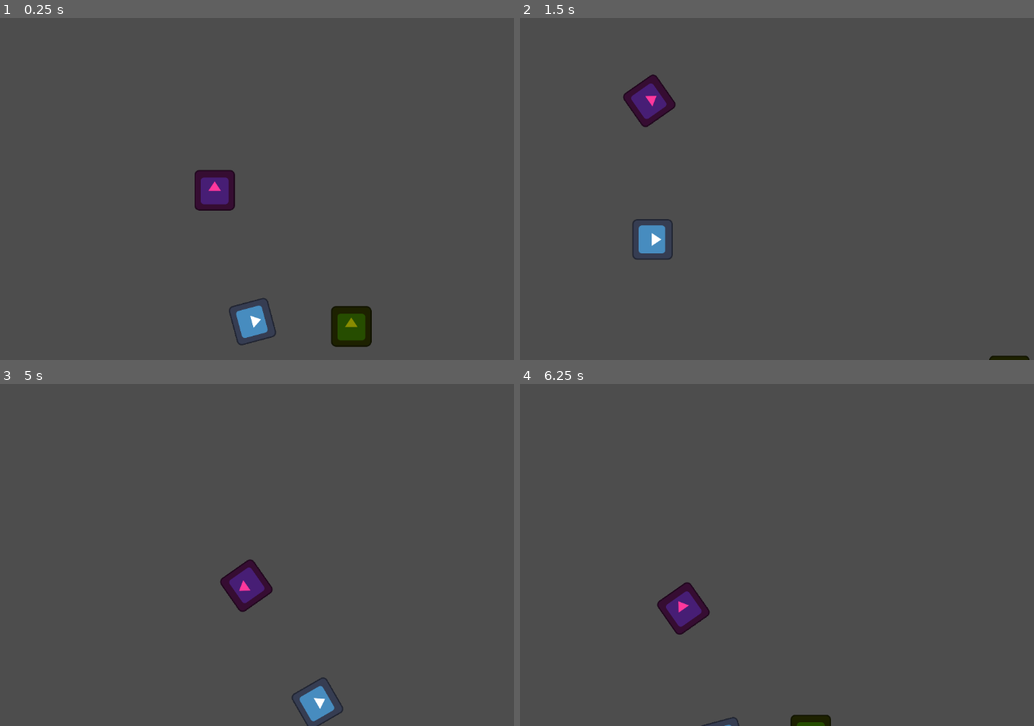
Above: before the commit, frames 1-4 (two rows, left to right).
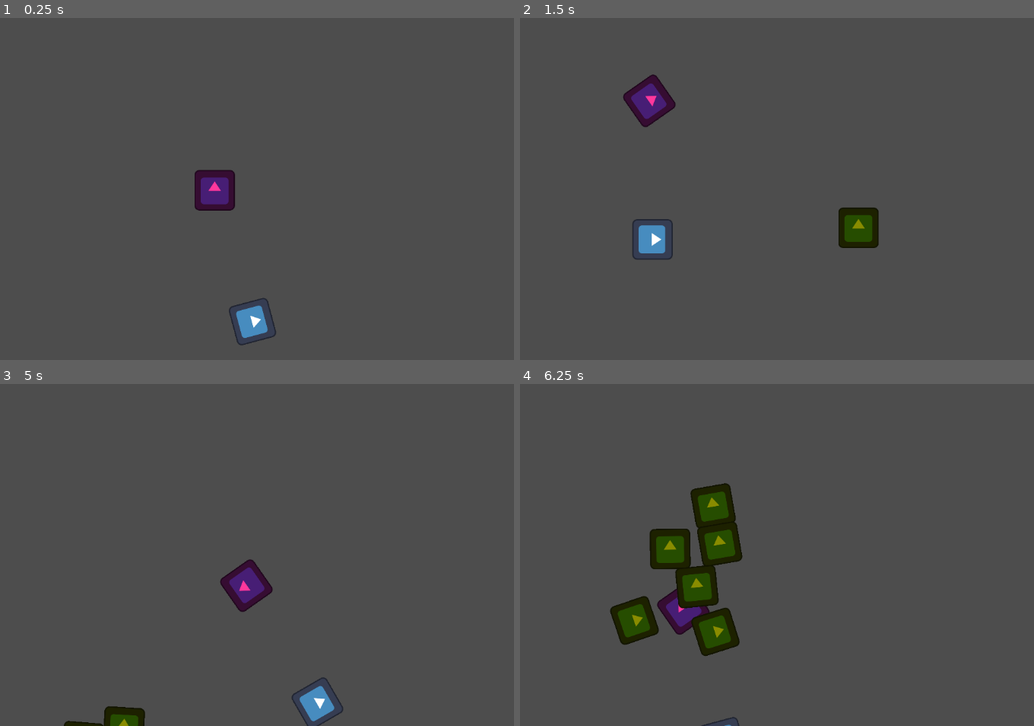
Above: after the commit, the same moments.

Repository: arrowira/cookiejam4
Game: Godot game, scene res://scenes/main.tscn
Same seed, same stepped clock (60 frames per second), same inputs: the game is played once before the commit and once after it. The engine's default icon, where the game draws it, is replaced by a stand-in: a white triangle on a blue panel in a dark square.
Inputs:
- Up to frame 1 (0.25 s): no input
- Up to frame 2 (1.5 s): tap Space (space) at 0.6, 1.35 s
- Up to frame 3 (5 s): tap Space (space) every 0.75 s from 2.1 to 4.35 s
- Up to frame 4 (6.25 s): tap Space (space) at 5.1, 5.85 s

The runs differ from the first frame. In frame 1, 0.9% of the frame differs, in the area x 64-73%, y 84-97%; in frame 2, 1.0%; in frame 3, 0.5%; in frame 4, 5.8%, in the area x 17-61%, y 28-100%.
Error before the commit: Invalid access to property or key 'anchorPos' on a base object of type 'null instance'. (res://grunt.gd:11)

Commit message:
fixed enemy tagging bug

Diff:
--- a/cookie-jam-4/companion.gd
+++ b/cookie-jam-4/companion.gd
@@ -14,5 +14,5 @@
 
 
 func _on_area_2d_body_entered(body: Node2D) -> void:
-	if body.name == "grunt":
+	if body.get_node("grunt") != null:
 		get_parent().get_parent().hit(color, body)
--- a/cookie-jam-4/enemy_manager.gd
+++ b/cookie-jam-4/enemy_manager.gd
@@ -1,6 +1,6 @@
 extends Node2D
 
-var pGrunt = preload("res://grunt.gd")
+var pGrunt = preload("res://scenes/grunt.tscn")
 # Called when the node enters the scene tree for the first time.
 func _ready() -> void:
 	pass # Replace with function body.
--- a/cookie-jam-4/scenes/grunt.tscn
+++ b/cookie-jam-4/scenes/grunt.tscn
@@ -23,4 +23,6 @@
 
 [node name="knockback" type="Timer" parent="."]
 
+[node name="grunt" type="Node" parent="."]
+
 [connection signal="timeout" from="knockback" to="." method="_on_knockback_timeout"]
--- a/cookie-jam-4/scenes/main.tscn
+++ b/cookie-jam-4/scenes/main.tscn
@@ -1,16 +1,12 @@
-[gd_scene load_steps=4 format=3 uid="uid://dneomshoy6v48"]
+[gd_scene load_steps=3 format=3 uid="uid://dneomshoy6v48"]
 
 [ext_resource type="PackedScene" uid="uid://bw3ldb6e8p56j" path="res://scenes/player.tscn" id="1_o5qli"]
-[ext_resource type="PackedScene" uid="uid://ju1srch0urr3" path="res://scenes/grunt.tscn" id="2_0wfyh"]
 [ext_resource type="Script" uid="uid://cnjga6vn8wc5j" path="res://enemy_manager.gd" id="3_sugp2"]
 
 [node name="main" type="Node2D"]
 
 [node name="player" parent="." instance=ExtResource("1_o5qli")]
 position = Vector2(-1, 10)
-
-[node name="grunt" parent="." instance=ExtResource("2_0wfyh")]
-position = Vector2(393, 403)
 
 [node name="EnemyManager" type="Node2D" parent="."]
 script = ExtResource("3_sugp2")
